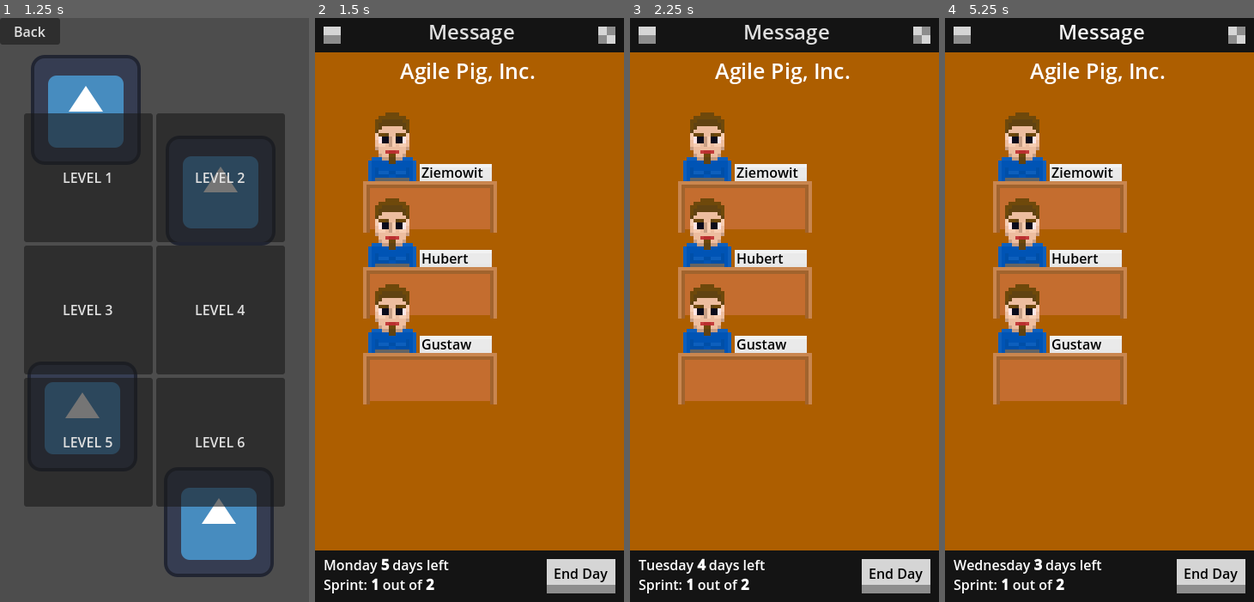
Above: before the commit, frames 1-4 (left to right).
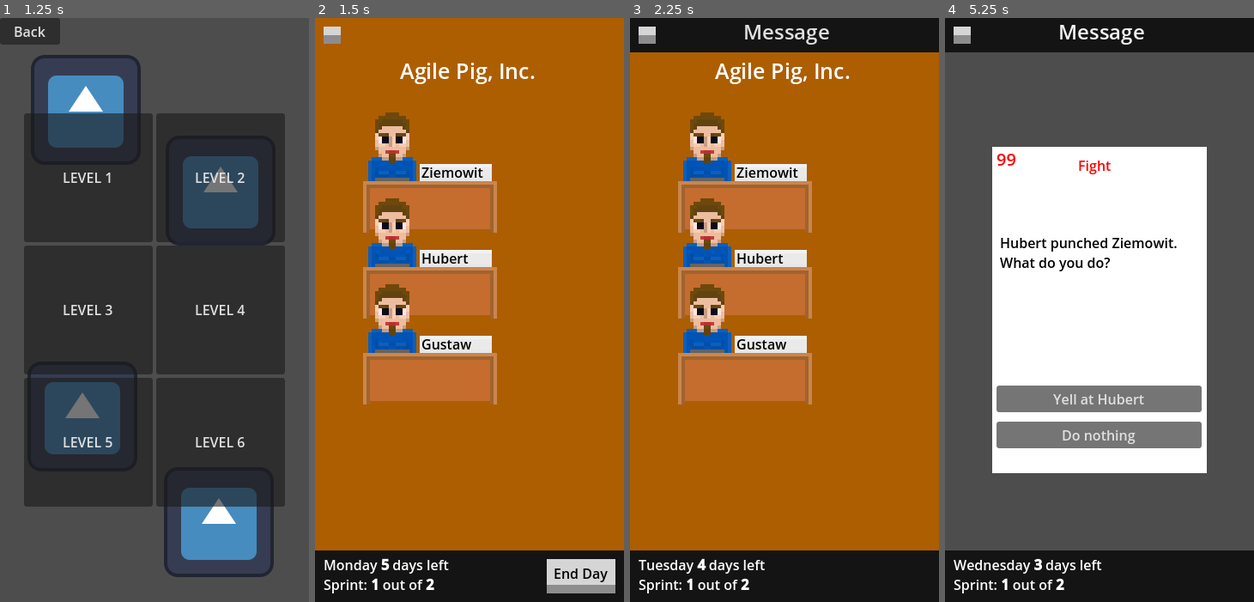
Above: after the commit, the same moments.

Repository: ltbk2023/pig
Game: Godot game, scene res://main.tscn
The game is run twice, just before and just after one commit, with the same random seed, the same clock (stepped at 60 frames per second) and the same inputs. The engine's default icon, where the game draws it, is replaced by a stand-in: a white triangle on a blue panel in a dark square.
Inputs (mouse positions are in pixels of both pictures, inside the frame that each line leads up to):
- Up to frame 1 (1.25 s): click "Play" at 0.5 s
- Up to frame 2 (1.5 s): click "LEVEL 1" at 1.25 s
- Up to frame 3 (2.25 s): click "End Day" at 2 s
- Up to frame 4 (5.25 s): click "Message" at 2.75 s; click (1099, 397) at 3.5 s, where only the run after the commit has a clickable "Buy Hubert a cupcake"; click "End Day" at 4.25 s; click "Message" at 5 s

Frame 1 is identical in both runs. In frame 2, 5.7% of the frame differs, in the area x 0-100%, y 0-6%; in frame 3, 1.4%; in frame 4, 85%, in the area x 0-100%, y 1-99%.

Commit message:
PIG-157: story cards integration

Diff:
--- a/PIG/card/card_generator.gd
+++ b/PIG/card/card_generator.gd
@@ -19,4 +19,4 @@
 # Return a random entry from the JSON File
 func generate_card() -> Dictionary:
 	var card_id: String = str(randi_range(0, story_cards.size() - 1))
-	return story_cards[card_id]
+	return story_cards[card_id].duplicate(true)
--- a/PIG/card/deck_master.gd
+++ b/PIG/card/deck_master.gd
@@ -1,8 +1,15 @@
 extends Node2D
 class_name DeckMaster
 
+# Signal emitted when the scene catches the signal from Story Card. Should be
+# caught by Game, which will then destroy this object.
+signal done(owner)
+
+# signal emitted when card is hidden
+signal card_hidden(owner)
+
 # Stores all employees present in the game
-var employees : Array[Employee]
+var employees
 
 # Called when the node enters the scene tree for the first time.
 func _ready():
@@ -23,10 +30,13 @@
 	card.story_text = card_dictionary["text"]
 	card.options = [card_dictionary["option1"], card_dictionary["option2"]]
 	card.update_view()
+	add_child(card)
+	card.done.connect(_on_card_done)
+	card.hidden.connect(_on_card_hidden)
 	return card
 
 # Pick random employees that will take part in the story
-func choose_employees(number: int, card_dictionary: Dictionary) -> Array[Employee]:
+func choose_employees(number: int, card_dictionary: Dictionary) -> Array:
 	var possible_e = possible_employees(card_dictionary)
 	possible_e.shuffle()
 	var chosen_employees =  possible_e.slice(0, number)
@@ -35,13 +45,13 @@
 # Return an array of employees that can take part in the story
 # The conditions may be defined in the JSON file.
 # TO BE IMPLEMENTED
-func possible_employees(card_dictionary: Dictionary) -> Array[Employee]:
+func possible_employees(card_dictionary: Dictionary) -> Array:
 	return employees.duplicate()
 
 # Fill out the card dictionary with the chosen employees and return the modified
 # dictionary
 func fill_employees(card_dictionary: Dictionary,
-	chosen_employees: Array[Employee]) -> Dictionary:
+	chosen_employees: Array) -> Dictionary:
 	var story_text : String = card_dictionary["text"]
 	var options: Array[Dictionary] = [card_dictionary["option1"],
 	card_dictionary["option2"]]
@@ -62,8 +72,8 @@
 	return card_dictionary
 
 # Insert employee name in string
-func insert_employee_name(i: int, str: String, employee: Employee) -> String:
-	return str.replace("${E" + str(i + 1) + "}.name", employee.name)
+func insert_employee_name(i: int, string: String, employee: Employee) -> String:
+	return string.replace("${E" + str(i + 1) + "}.name", employee.name)
 
 # Insert reference to employee in the args array
 func insert_employee_ref(i: int, args: Array, employee: Employee) -> Array:
@@ -73,3 +83,13 @@
 				arg_set[index] = employee
 				index = arg_set.find("${E" + str(i + 1) + "}")
 		return args
+
+func _on_card_done(owner):
+	emit_signal("done", self)
+	owner.queue_free()
+
+func _on_card_hidden():
+	card_hidden.emit(self)
+
+func has_card() -> bool:
+	return get_child_count() > 1
--- a/PIG/card/story_card.gd
+++ b/PIG/card/story_card.gd
@@ -1,8 +1,8 @@
 extends Node2D
 class_name StoryCard
 
-# Signal emitted when the player has picked an option. Should be caught by Game,
-# which will then destroy this object.
+# Signal emitted when the player has picked an option. Should be caught by
+# Deck Master which will transfer the signal to Game.
 signal done(owner)
 
 var id: int
@@ -47,18 +47,18 @@
 	var modifier =\
 	preload("res://modifier/employee_stat_modifier.tscn").instantiate()
 	modifier.initialize(stat, value, duration)
-	#EmployeeStatModifier.new(stat, value, duration)
 	modifier.attach_employee(employee)
-
+	get_tree().call_group("ModifierHandlers", "handle", modifier)
 
 # Execute the consequences of an option
 func execute_option(option: int):
 	for effect in options[option]["effects"]:
 		for args_set in effect["args"]:
 			action_types[effect["type"]].callv(args_set)
-			print("Executing " + str(action_types[effect["type"]])\
-			+ " with args: " + str(args_set))
 	emit_signal("done", self)
+
+func _on_hide_button_up():
+	self.visible = false
 
 func _on_option_1_button_up():
 	execute_option(0)
--- a/PIG/card/story_card.tscn
+++ b/PIG/card/story_card.tscn
@@ -11,7 +11,16 @@
 width = 250
 height = 380
 
+[sub_resource type="StyleBoxEmpty" id="StyleBoxEmpty_h1crq"]
+
+[sub_resource type="StyleBoxEmpty" id="StyleBoxEmpty_n7fof"]
+
+[sub_resource type="StyleBoxEmpty" id="StyleBoxEmpty_leiid"]
+
+[sub_resource type="StyleBoxEmpty" id="StyleBoxEmpty_f7mtg"]
+
 [node name="StoryCard" type="Node2D"]
+visible = false
 script = ExtResource("1_sqpxi")
 
 [node name="Sprite" type="Sprite2D" parent="."]
@@ -50,6 +59,7 @@
 offset_right = 119.0
 offset_bottom = 119.0
 text = "Option 1"
+text_overrun_behavior = 2
 
 [node name="Option2" type="Button" parent="Sprite"]
 offset_left = -120.0
@@ -58,6 +68,47 @@
 offset_bottom = 161.0
 text = "Option 2
 "
+text_overrun_behavior = 2
+
+[node name="HideButton" type="Button" parent="."]
+visibility_layer = 2
+offset_left = -9.0
+offset_top = -7.0
+offset_right = 368.0
+offset_bottom = 149.0
+theme_override_styles/focus = SubResource("StyleBoxEmpty_h1crq")
+flat = true
+
+[node name="HideButton2" type="Button" parent="."]
+visibility_layer = 2
+offset_left = -5.0
+offset_top = 529.0
+offset_right = 372.0
+offset_bottom = 681.0
+theme_override_styles/focus = SubResource("StyleBoxEmpty_n7fof")
+flat = true
+
+[node name="HideButton3" type="Button" parent="."]
+visibility_layer = 2
+offset_left = 303.0
+offset_top = 150.0
+offset_right = 373.0
+offset_bottom = 531.0
+theme_override_styles/focus = SubResource("StyleBoxEmpty_leiid")
+flat = true
+
+[node name="HideButton4" type="Button" parent="."]
+visibility_layer = 2
+offset_left = -12.0
+offset_top = 151.0
+offset_right = 58.0
+offset_bottom = 530.0
+theme_override_styles/focus = SubResource("StyleBoxEmpty_f7mtg")
+flat = true
 
 [connection signal="button_up" from="Sprite/Option1" to="." method="_on_option_1_button_up"]
 [connection signal="button_up" from="Sprite/Option2" to="." method="_on_option_2_button_up"]
+[connection signal="button_up" from="HideButton" to="." method="_on_hide_button_up"]
+[connection signal="button_up" from="HideButton2" to="." method="_on_hide_button_up"]
+[connection signal="button_up" from="HideButton3" to="." method="_on_hide_button_up"]
+[connection signal="button_up" from="HideButton4" to="." method="_on_hide_button_up"]
--- a/PIG/employee/sprites/employee_sprite.gd
+++ b/PIG/employee/sprites/employee_sprite.gd
@@ -350,7 +350,6 @@
 # transform linear speed to exponential animation speed
 func get_anim_speed(speed):
 	var s = pow(1.5,speed-2)
-	print(s)
 	return s
 
 # play animation of employee not working
--- a/PIG/game/game.gd
+++ b/PIG/game/game.gd
@@ -50,6 +50,12 @@
 # function execute turn and update current turn
 # on end of sprint call execute_end_of_sprint
 func execute_turn():
+	var modifiers = $Modifiers.get_children()
+	for modifier in modifiers:
+		modifier.decrease_counter()
+		if not modifier.is_active():
+			modifier.detach_modification()
+			modifier.queue_free()
 	var employees = $Office.get_employees()
 	for employee in employees:
 		employee.execute_turn()
@@ -57,8 +63,8 @@
 	__current_turn += 1
 	if __current_turn % turns_per_sprint == 0:
 		execute_end_of_sprint()
+	draw_story_card()
 	display_date()
-
 
 # function execute end of sprint and update current sprint
 func execute_end_of_sprint():
@@ -95,6 +101,7 @@
 func _on_end_turn_button_button_up():
 	if $Hooks/EmployeeToAssign.get_child_count() == 0 and \
 		$Hooks/TaskToAssign.get_child_count() == 0:
+			## TODO
 			execute_turn()
 	else:
 		cancel_task_to_assign()
@@ -380,6 +387,7 @@
 		str(max_sprints)+'[/b]'
 	$CanvasLayer/Status.text = text
 	$CanvasLayer/Button.text = "End Day"
+	$CanvasLayer/Button.visible = not $DeckMaster.has_card()
 
 # set status bar to Assigning and name of task or employee
 # set button to "Cancel"
@@ -391,6 +399,7 @@
 		text += $Hooks/EmployeeToAssign.get_child(0).get_origin().name
 	$CanvasLayer/Status.text = text
 	$CanvasLayer/Button.text = "Cancel"
+	$CanvasLayer/Button.visible = true
 
 
 # emit show menu request
@@ -404,4 +413,20 @@
 # TODO
 # implement reaction to show message request
 func _on_message_button_up():
-	pass
+	$DeckMaster/StoryCard.visible = true
+	$Office.visible = false
+	$Testing.visible = false
+	$SprintEnd.visible = false
+	$Backlog.visible = false
+
+# Called at the beginning of each day. Fetch a story card from the Deck Master
+func draw_story_card():
+	if __current_turn == 1:
+		$DeckMaster.employees = $Office.get_employees()
+	var card = $DeckMaster.get_card()
+	$CanvasLayer/Message.visible = true
+
+func _on_deck_master_done(owner):
+	_on_sprint_end_return_to_office_view(owner)
+	$CanvasLayer/Message.visible = false
+	$CanvasLayer/Button.visible = true
--- a/PIG/game/game.tscn
+++ b/PIG/game/game.tscn
@@ -10,6 +10,8 @@
 [ext_resource type="Texture2D" uid="uid://cfsparx3fehr6" path="res://game/exit.png" id="5_8gdxh"]
 [ext_resource type="PackedScene" uid="uid://bv4enanlk8ty6" path="res://view/sprint_end/sprint_end.tscn" id="5_mb2m2"]
 [ext_resource type="Texture2D" uid="uid://pd73wjq1goi2" path="res://game/menu_button.png" id="5_v0jtd"]
+[ext_resource type="PackedScene" uid="uid://c4xojh4ktss71" path="res://card/deck_master.tscn" id="11_gwi3w"]
+[ext_resource type="Script" path="res://game/modifier_handler.gd" id="12_00uqt"]
 
 [sub_resource type="StyleBoxTexture" id="StyleBoxTexture_hfvvy"]
 content_margin_bottom = 6.0
@@ -119,6 +121,7 @@
 text = "End  Day"
 
 [node name="Message" type="Control" parent="CanvasLayer"]
+visible = false
 layout_mode = 3
 anchors_preset = 10
 anchor_right = 1.0
@@ -158,6 +161,7 @@
 flat = true
 
 [node name="ExitButton" type="Button" parent="CanvasLayer/Message"]
+visible = false
 texture_filter = 1
 layout_mode = 1
 anchors_preset = 1
@@ -193,13 +197,17 @@
 [node name="SprintEnd" parent="." instance=ExtResource("5_mb2m2")]
 visible = false
 
+[node name="DeckMaster" parent="." instance=ExtResource("11_gwi3w")]
+z_index = 2
+
 [node name="Hooks" type="Node" parent="."]
 
 [node name="TaskToAssign" type="Node" parent="Hooks"]
 
 [node name="EmployeeToAssign" type="Node" parent="Hooks"]
 
-[node name="Modifiers" type="Node" parent="."]
+[node name="Modifiers" type="Node" parent="." groups=["ModifierHandlers"]]
+script = ExtResource("12_00uqt")
 
 [connection signal="button_up" from="CanvasLayer/Button" to="." method="_on_end_turn_button_button_up"]
 [connection signal="button_up" from="CanvasLayer/Message/Message" to="." method="_on_message_button_up"]
@@ -212,3 +220,5 @@
 [connection signal="bug_found" from="Testing" to="." method="_on_bug_found"]
 [connection signal="return_to_office_view" from="SprintEnd" to="." method="_on_sprint_end_return_to_office_view"]
 [connection signal="victory_points" from="SprintEnd" to="." method="_on_sprint_end_victory_points"]
+[connection signal="card_hidden" from="DeckMaster" to="." method="_on_sprint_end_return_to_office_view"]
+[connection signal="done" from="DeckMaster" to="." method="_on_deck_master_done"]
--- /dev/null
+++ b/PIG/game/modifier_handler.gd
@@ -0,0 +1,14 @@
+extends Node
+
+
+# Called when the node enters the scene tree for the first time.
+func _ready():
+	pass # Replace with function body.
+
+
+# Called every frame. 'delta' is the elapsed time since the previous frame.
+func _process(delta):
+	pass
+
+func handle(modifier: Modifier):
+	add_child(modifier)
--- a/PIG/modifier/employee_stat_modifier.gd
+++ b/PIG/modifier/employee_stat_modifier.gd
@@ -22,7 +22,7 @@
 
 # Override modify from Modifier class
 func modify():
-	var employees : Array[Employee] = get_employees()
+	var employees = get_employees()
 	for employee in employees:
 		match self.__stat_type:
 			STAT.QUALITY:
@@ -34,10 +34,11 @@
 			STAT.MORALE:
 				employee.morale += __stat_value
 		employee.update_summary()
+		employee.update_extended()
 
 # Override detach_modification method from Modifier class
 func detach_modification():
-	var employees : Array[Employee] = get_employees()
+	var employees = get_employees()
 	for employee in employees:
 		match self.__stat_type:
 			STAT.QUALITY:
@@ -49,4 +50,5 @@
 			STAT.MORALE:
 				employee.morale -= __stat_value
 		employee.update_summary()
+		employee.update_extended()
 		remove_employee(employee)
--- a/PIG/modifier/modifier.gd
+++ b/PIG/modifier/modifier.gd
@@ -9,11 +9,10 @@
 
 # Inform if the modifier is still active
 func is_active() -> bool:
-	if __turn_counter == 0:
-		return false
-	else:
-		__turn_counter -= 1
-		return true
+	return not __turn_counter == 0
+
+func decrease_counter():
+	__turn_counter -= 1
 
 # Main function of modification. Will be overridden in derived class
 # Should call out right employees.
@@ -40,6 +39,7 @@
 		hook.set_origin(self)
 		$EmployeesHooks.add_child(employee_hook)
 		employee_hook.get_origin().add_modifier(hook)
+		modify()
 		return true
 	else:
 		return false
--- a/PIG/placeholders/game_placeholder.tscn
+++ b/PIG/placeholders/game_placeholder.tscn
@@ -3,7 +3,7 @@
 [ext_resource type="PackedScene" uid="uid://ca2p0ey2167pi" path="res://game/game.tscn" id="1_ha1jg"]
 [ext_resource type="Script" path="res://placeholders/game_placeholder.gd" id="2_l5e7n"]
 
-[node name="Game" instance=ExtResource("1_ha1jg")]
+[node name="Game2" instance=ExtResource("1_ha1jg")]
 script = ExtResource("2_l5e7n")
 employee_number = 3
 issue_number = 6
@@ -17,7 +17,3 @@
 
 [node name="Message" parent="CanvasLayer/Message" index="1"]
 offset_top = 0.0
-
-[connection signal="button_up" from="CanvasLayer/Message/Message" to="." method="_on_message_button_up"]
-[connection signal="button_up" from="CanvasLayer/Message/ExitButton" to="." method="_on_exit_button_button_up"]
-[connection signal="button_up" from="CanvasLayer/MenuButton" to="." method="_on_menu_button_button_up"]
--- a/PIG/story_cards.json
+++ b/PIG/story_cards.json
@@ -11,7 +11,7 @@
 			[
 			{
 				"type": "modify_stat",
-				"args": [["${E1}", "morale", -2, -1], ["${E2}", "morale", 1, -1]]
+				"args": [["${E1}", "morale", -2, 1], ["${E2}", "morale", 1, 1]]
 			}
 			]
 		},
Not shown: 1 places in PIG/card/story_card.tscn that only renumber resources
Not shown: 1 places in PIG/game/game.tscn that only renumber resources
